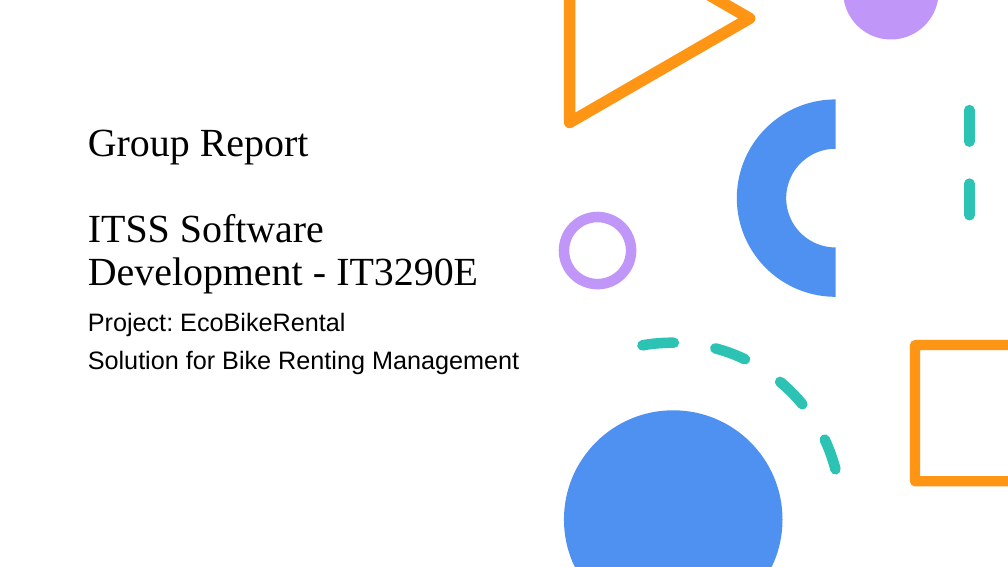
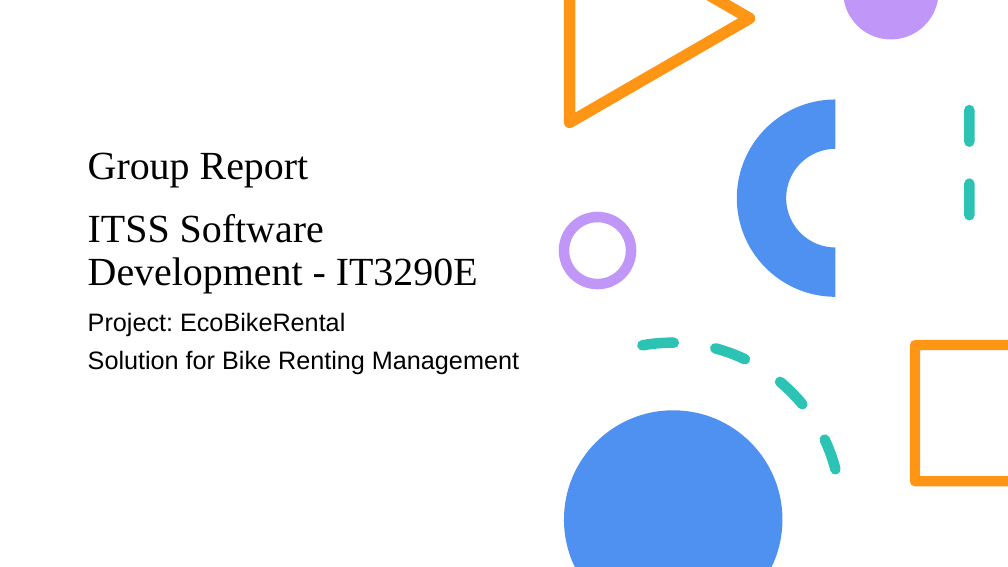
Before and after one commit to monstertau/E-Bike-Flutter, a slide deck: slide 1 of Design/EcoBikeRental.pptx. Drawn at 1008x567 pixels with LibreOffice and Linux fonts; fonts in the diff are those of the drawing. Boxes give left, top, right and bottom in pixels: in the first picture for what was removed or moved away, otherwise in the second. Text is boxed around its words. In the diff, an @@ line names an element or a change of style, - is before the commit and + after.

```diff
--- a/Design/EcoBikeRental.pptx
+++ b/Design/EcoBikeRental.pptx
@@ text "Group Report ITSS Software Development ..." rewrapped from [88, 129, 478, 293] to [88, 152, 478, 293] @@
```
Also in this commit, not shown: 20 other slides changed, 1 slide added, 9 slides removed.
